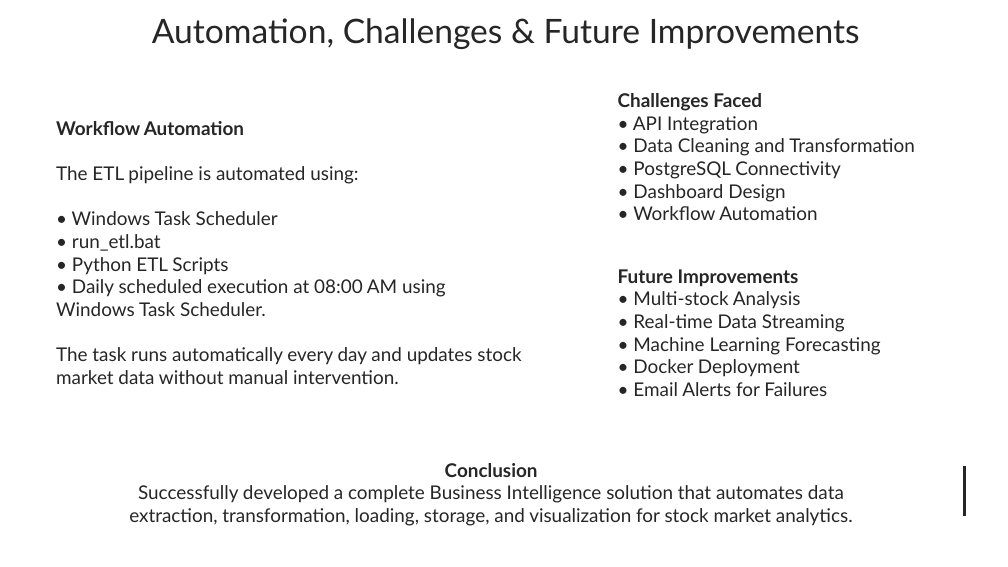
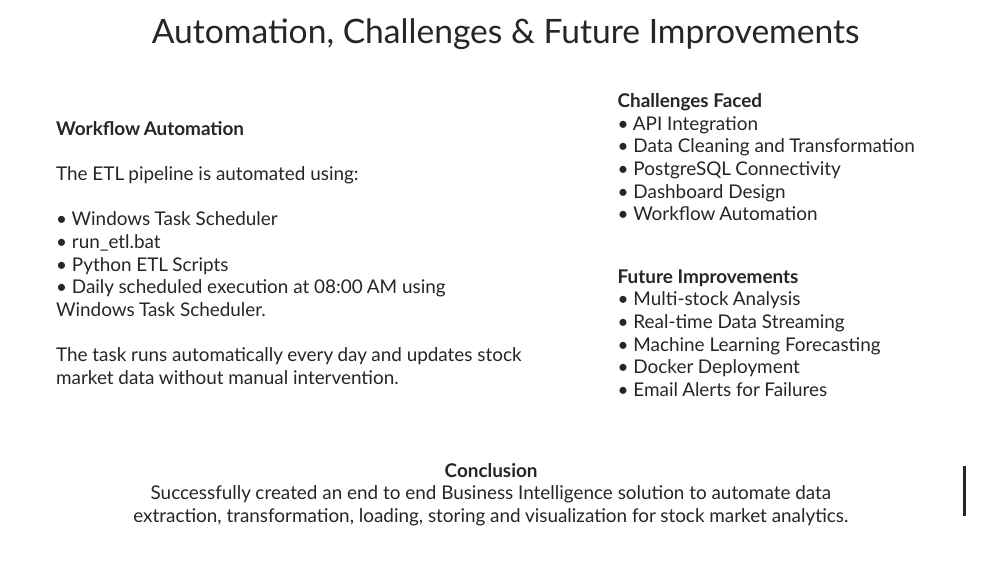
Before and after one commit to abinb23/stock-market-etl, a slide deck: slide 4 of AUTOMATED STOCK MARKET ETL PIPELINE.pptx. Drawn at 1008x567 pixels with LibreOffice and Linux fonts; fonts in the diff are those of the drawing. Boxes give left, top, right and bottom in pixels: in the first picture for what was removed or moved away, otherwise in the second. Text is boxed around its words. In the diff, an @@ line names an element or a change of style, - is before the commit and + after.

```diff
--- a/AUTOMATED STOCK MARKET ETL PIPELINE.pptx
+++ b/AUTOMATED STOCK MARKET ETL PIPELINE.pptx
@@ text at (x1=133, y1=485, x2=849, y2=526): text changed @@
-Successfully developed a complete Business Intelligence solution that automates data extraction, transformation, loading, storage, and visualization for stock market analytics.
+Successfully created an end to end Business Intelligence solution to automate data extraction, transformation, loading, storing and visualization for stock market analytics.
```
Also in this commit, not shown: 1 other slide changed.
